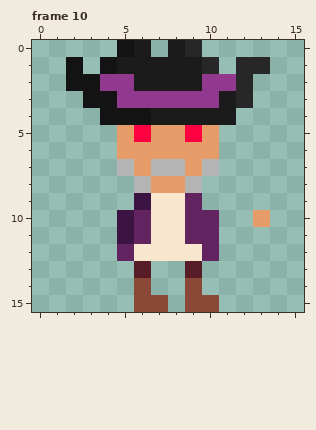
Pixel-art file -- assets/images/aseprite/cowboy/BigHat.aseprite. The first picture shows the starting point.
16x16 pixels, 10 frames. Shown: frame 10. The commit also changed other frames, which this record leaves out.
Once edited:
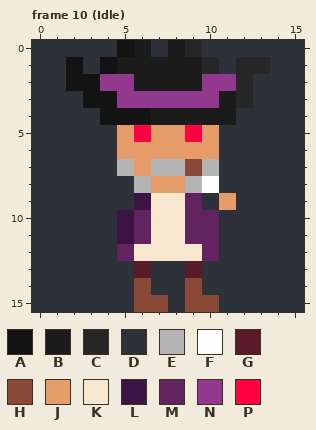
Palette (. is transparent): A #131313  B #1b1b1b  C #272727  D #2d323a  E #b4b4b4  F #ffffff  G #571c27  H #8a4836  J #e69c69  K #f9e6cf  L #3b1443  M #622461  N #93388f  P #ff0040
What changed:
layer "Background" now shown
Frame 10 (Idle), layers "Layer 1", "Background":
y 0: x 0..4 ..... -> DDDDD; x 7 . -> D; x 10..15 ...... -> DDDDDD
y 1: x 0..1 .. -> DD; x 3 . -> D; x 11 . -> D; x 14..15 .. -> DD
y 2: x 0..1 .. -> DD; x 13..15 ... -> DDD
y 3: x 0..2 ... -> DDD; x 13..15 ... -> DDD
y 4: x 0..3 .... -> DDDD; x 12..15 .... -> DDDD
y 5..6: x 0..4 ..... -> DDDDD; x 11..15 ..... -> DDDDD
y 7: x 0..4 ..... -> DDDDD; x 9 J -> H; x 11..15 ..... -> DDDDD
y 8: x 0..5 ...... -> DDDDDD; x 10..15 ...... -> FDDDDD
y 9: x 0..5 ...... -> DDDDDD; x 10..15 ...... -> DJDDDD
y 10: x 0..4 ..... -> DDDDD; x 11..15 ..J.. -> DDDDD
y 11..12: x 0..4 ..... -> DDDDD; x 11..15 ..... -> DDDDD
y 13..14: x 0..5 ...... -> DDDDDD; x 7..8 .. -> DD; x 10..15 ...... -> DDDDDD
y 15: x 0..5 ...... -> DDDDDD; x 8 . -> D; x 11..15 ..... -> DDDDD
